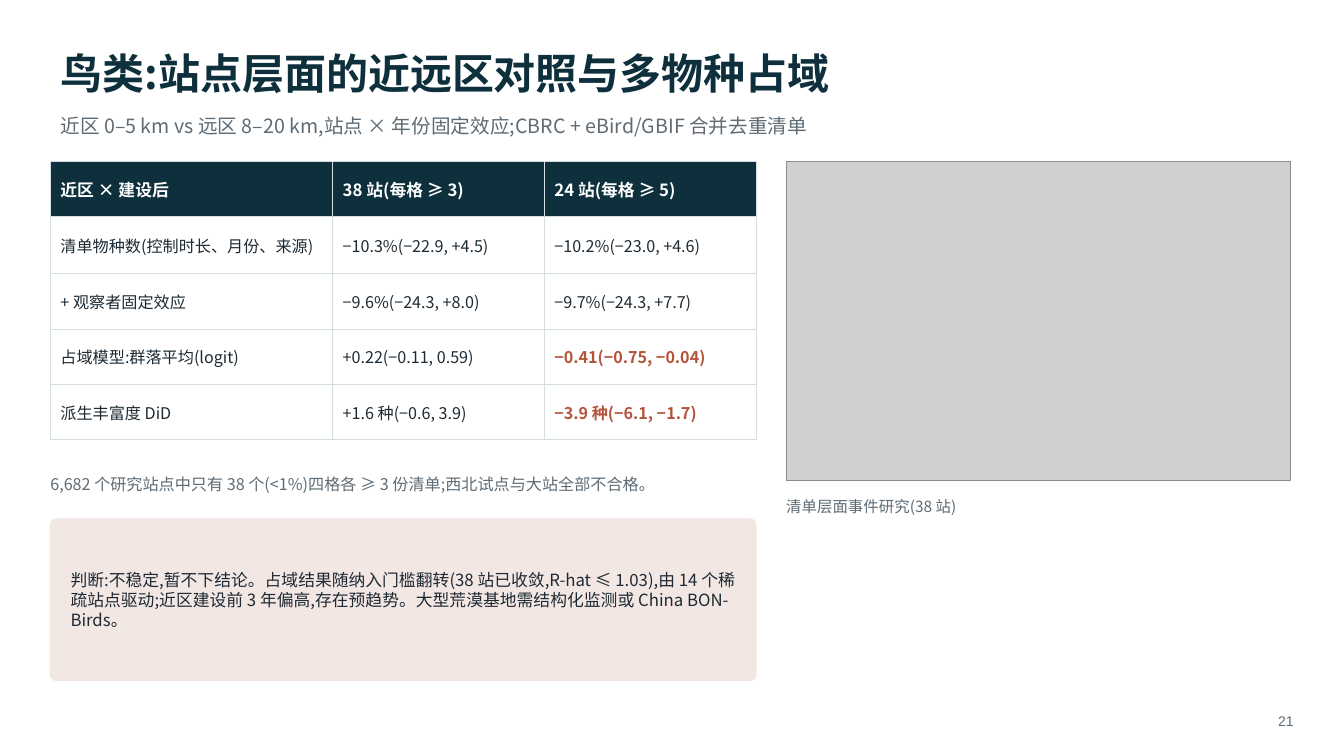
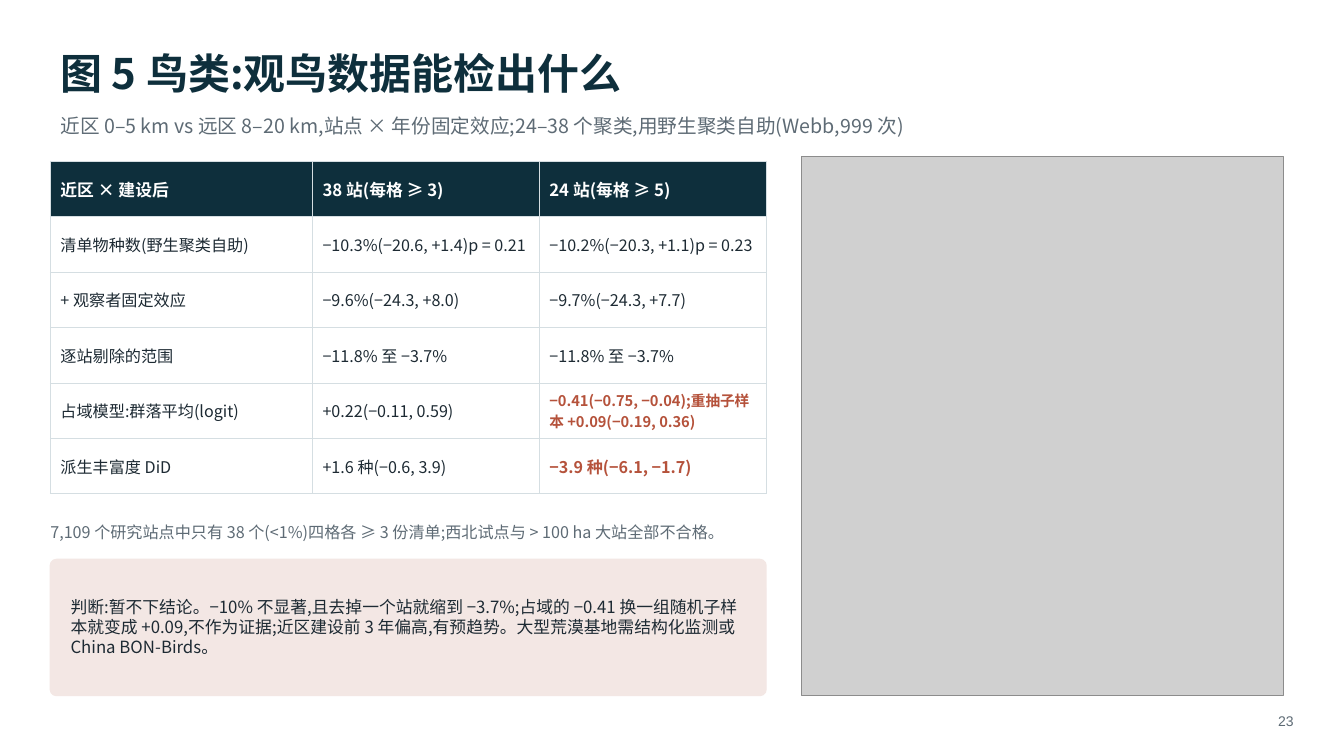
Before and after one commit to dingchenchen6/renewables-biodiversity-rs, a slide deck: slide 23 of RS_Renewables_Biodiversity_Workflow.pptx (slide 21 before the commit). Drawn at 1344x756 pixels with LibreOffice and Linux fonts; fonts in the diff are those of the drawing; grey boxes stand for pictures. Boxes give left, top, right and bottom in pixels: in the first picture for what was removed or moved away, otherwise in the second. Text is boxed around its words. In the diff, an @@ line names an element or a change of style, - is before the commit and + after.

Commit message:
docs: v0.4 page and deck with audit table and corrected statistics
Adds the audit section, embeds Figures 1-5, corrects forest-turbine estimate,
pilot inference (Holm, HonestDiD), exposure CIs and null model, bird WCB results,
occupancy subsample sensitivity, and the study-site denominator (7,109).

```diff
--- a/RS_Renewables_Biodiversity_Workflow.pptx
+++ b/RS_Renewables_Biodiversity_Workflow.pptx
@@ text at (60,53,622,93): text changed @@
-鸟类:站点层面的近远区对照与多物种占域
+图 5 鸟类:观鸟数据能检出什么
@@ text at (60,116,903,137): text changed @@
-近区 0–5 km vs 远区 8–20 km,站点 × 年份固定效应;CBRC + eBird/GBIF 合并去重清单
+近区 0–5 km vs 远区 8–20 km,站点 × 年份固定效应;24–38 个聚类,用野生聚类自助(Webb,999 次)
@@ table at (50,161,766,481) @@
-row 2: 清单物种数(控制时长、月份、来源) | −10.3%(−22.9, +4.5) | −10.2%(−23.0, +4.6)
+row 2: 清单物种数(野生聚类自助) | −10.3%(−20.6, +1.4)p = 0.21 | −10.2%(−20.3, +1.1)p = 0.23
-row 4: 占域模型:群落平均(logit) | +0.22(−0.11, 0.59) | −0.41(−0.75, −0.04)
+row 4: 逐站剔除的范围 | −11.8% 至 −3.7% | −11.8% 至 −3.7%
+row 5: 占域模型:群落平均(logit) | +0.22(−0.11, 0.59) | −0.41(−0.75, −0.04);重抽子样本 +0.09(−0.19, 0.36)
@@ table: place and size @@
-table at (50,161,756,427)
+table at (50,161,766,481)
@@ picture: place and size @@
-picture at (786,161,1291,481)
+picture at (802,156,1284,696)
@@ text removed at (786,499,957,515) @@
-清单层面事件研究(38 站)
@@ text at (50,524,724,541): text changed @@
-6,682 个研究站点中只有 38 个(<1%)四格各 ≥ 3 份清单;西北试点与大站全部不合格。
+7,109 个研究站点中只有 38 个(<1%)四格各 ≥ 3 份清单;西北试点与 > 100 ha 大站全部不合格。
@@ rounded rectangle: place and size @@
-rounded rectangle at (50,519,756,681)
+rounded rectangle at (50,560,766,696)
@@ rounded rectangle at (50,560,766,696): proportions changed @@
@@ text at (71,599,738,654): text changed @@
-判断:不稳定,暂不下结论。占域结果随纳入门槛翻转(38 站已收敛,R-hat ≤ 1.03),由 14 个稀疏站点驱动;近区建设前 3 年偏高,存在预趋势。大型荒漠基地需结构化监测或 China BON-Birds。
+判断:暂不下结论。−10% 不显著,且去掉一个站就缩到 −3.7%;占域的 −0.41 换一组随机子样本就变成 +0.09,不作为证据;近区建设前 3 年偏高,有预趋势。大型荒漠基地需结构化监测或 China BON-Birds。
@@ text at (1278,716,1294,726): text changed @@
-21
+23
```
Also in this commit, not shown: 9 other slides changed, 3 slides added, 1 slide removed, 4 other files.
